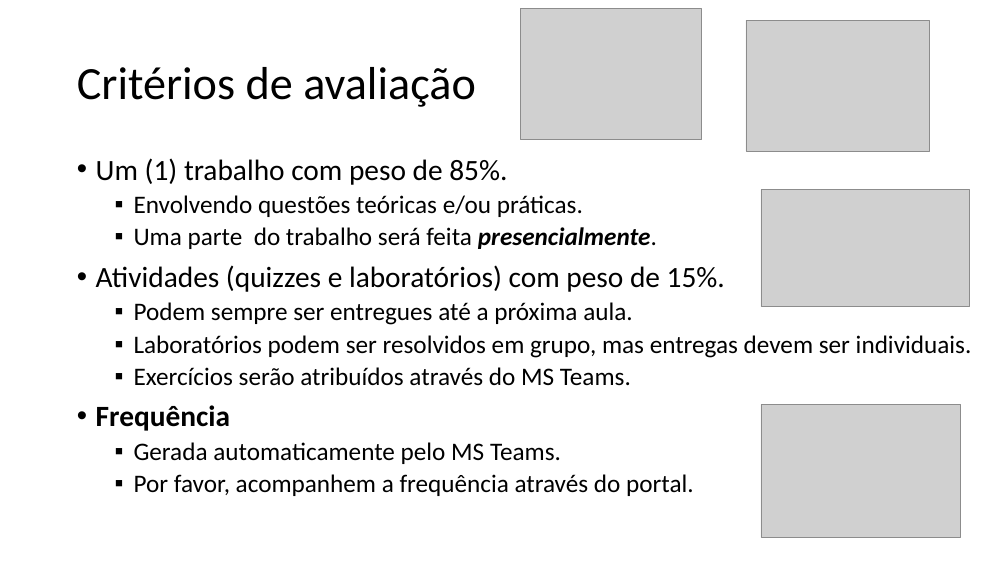
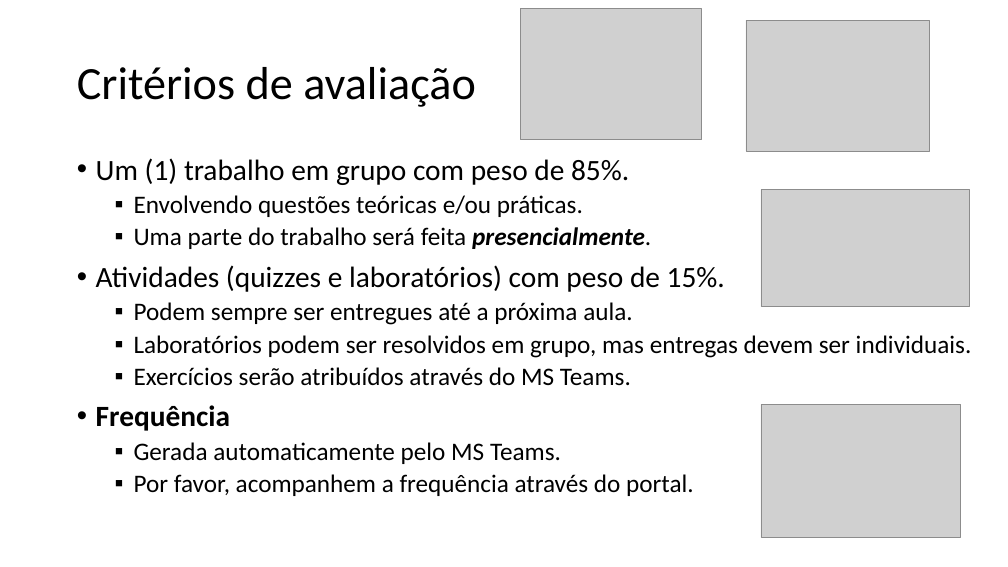
Before and after one commit to zz4fap/t319_aprendizado_de_maquina, a slide deck: slide 5 of slides/T319_Introdução.pptx. Drawn at 1008x567 pixels with LibreOffice and Linux fonts; fonts in the diff are those of the drawing; grey boxes stand for pictures. Boxes give left, top, right and bottom in pixels: in the first picture for what was removed or moved away, otherwise in the second. Text is boxed around its words. In the diff, an @@ line names an element or a change of style, - is before the commit and + after.

```diff
--- a/slides/T319_Introdução.pptx
+++ b/slides/T319_Introdução.pptx
@@ text at bbox=[96, 158, 629, 185]: text changed @@
-• Um (1) trabalho com peso de 85%.
+• Um (1) trabalho em grupo com peso de 85%.
```
Also in this commit, not shown: 2 other slides changed, 1 other file.
